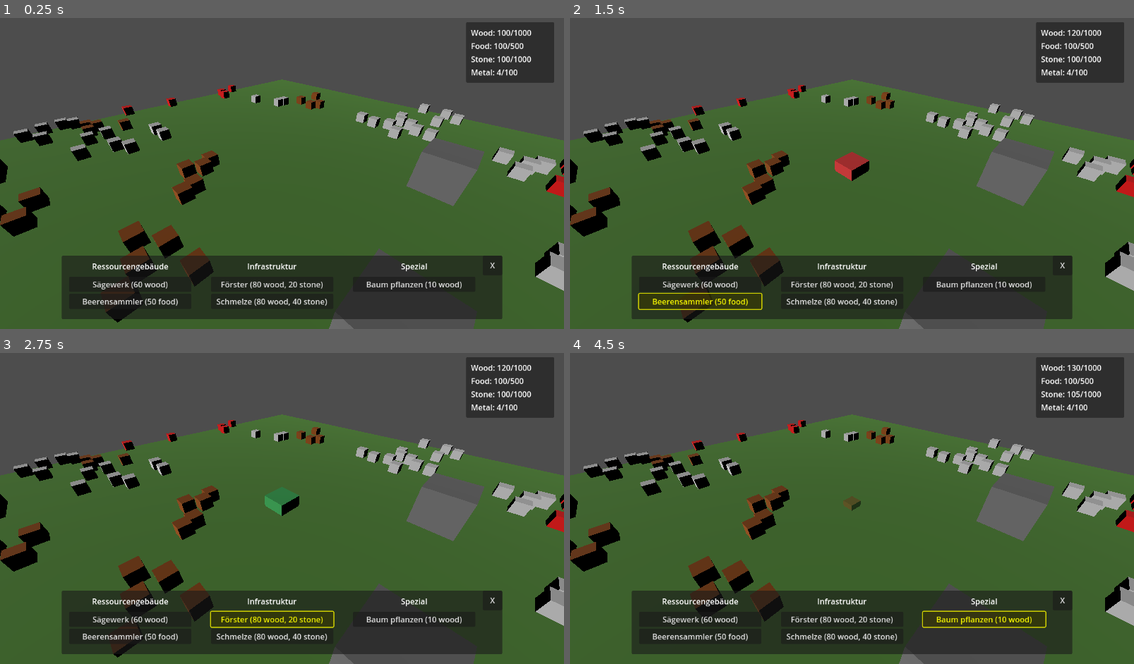
Above: before the commit, frames 1-4 (two rows, left to right).
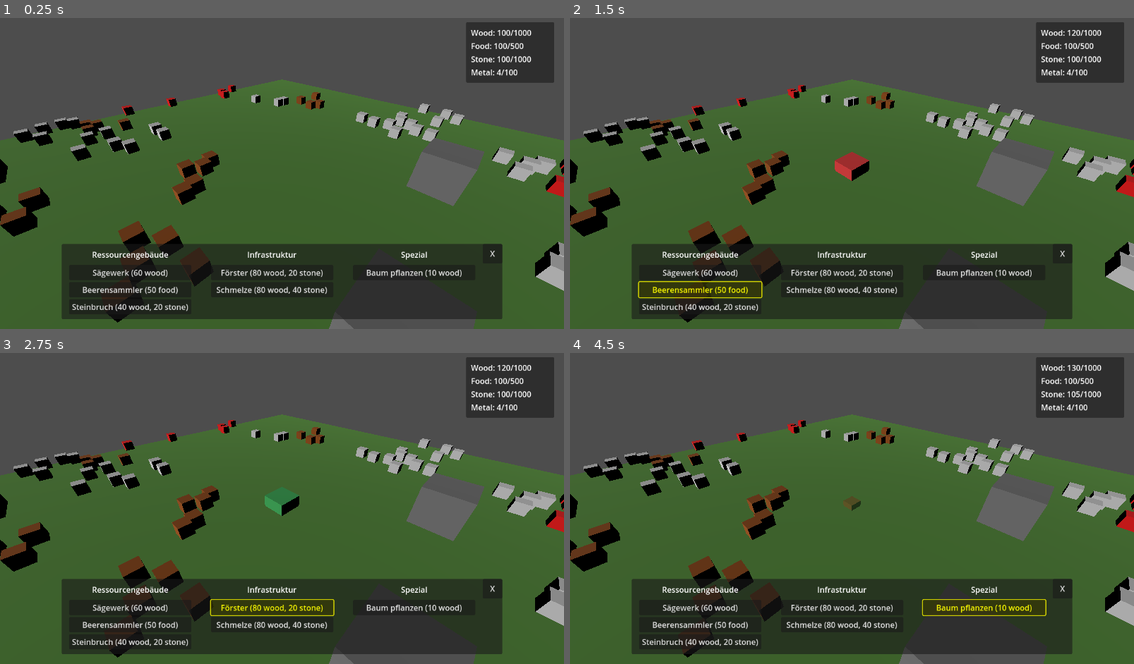
Above: after the commit, the same moments.

Repository: Catloff/Gaia-Galactica
Game: Godot game, scene res://scenes/Main.tscn
Two runs of this game, one before a commit and one after it. Both use one fixed random seed, a clock stepped at 60 frames per second and the inputs below.
Inputs (mouse positions are in pixels of both pictures, inside the frame that each line leads up to):
- Up to frame 1 (0.25 s): no input
- Up to frame 2 (1.5 s): click "Sägewerk (60 wood)" at 0.5 s; click "Beerensammler (50 food)" at 1.25 s
- Up to frame 3 (2.75 s): click "Förster (80 wood, 20 stone)" at 2 s
- Up to frame 4 (4.5 s): click (699, 642) at 2.75 s, where only the run after the commit has a clickable "Steinbruch (40 wood, 20 stone)"; click "Schmelze (80 wood, 40 stone)" at 3.5 s; click "Baum pflanzen (10 wood)" at 4.25 s

The runs differ from the first frame. In frame 1, 5.3% of the frame differs, in the area x 10-90%, y 72-95%; in frame 2, 5.8%; in frame 3, 5.8%; in frame 4, 6.4%, in the area x 10-90%, y 72-98%.

Commit message:
Quarry added

Diff:
--- /dev/null
+++ b/scenes/buildings/Quarry.tscn
@@ -0,0 +1,18 @@
+[gd_scene load_steps=4 format=3 uid="uid://bw4n8m6xkj2yd"]
+
+[ext_resource type="Script" path="res://scripts/buildings/Quarry.gd" id="1_quarry"]
+
+[sub_resource type="BoxMesh" id="BoxMesh_1"]
+size = Vector3(2, 2, 2)
+
+[sub_resource type="BoxShape3D" id="BoxShape3D_1"]
+size = Vector3(2, 2, 2)
+
+[node name="Quarry" type="StaticBody3D"]
+script = ExtResource("1_quarry")
+
+[node name="MeshInstance3D" type="MeshInstance3D" parent="."]
+mesh = SubResource("BoxMesh_1")
+
+[node name="CollisionShape3D" type="CollisionShape3D" parent="."]
+shape = SubResource("BoxShape3D_1")
--- a/scripts/buildings/BuildingManager.gd
+++ b/scripts/buildings/BuildingManager.gd
@@ -57,6 +57,13 @@
 		BuildingCategory.INFRASTRUCTURE,
 		{"wood": 80, "stone": 40},
 		"Schmelze"
+	),
+	"quarry": BuildingDefinition.new(
+		preload("res://scenes/buildings/Quarry.tscn"),
+		"quarry",
+		BuildingCategory.RESOURCE,
+		{"wood": 40, "stone": 20},
+		"Steinbruch"
 	)
 }
 
--- /dev/null
+++ b/scripts/buildings/Quarry.gd
@@ -0,0 +1,46 @@
+extends BaseBuilding
+
+const HARVEST_RADIUS = 5.0
+const HARVEST_RATE = 3.0  # Gleiche Rate wie der Cooldown der großen Steine
+
+var harvest_timer: float = 0.0
+
+func setup_building():
+	# Set building color
+	var material = StandardMaterial3D.new()
+	material.albedo_color = Color(0.5, 0.5, 0.5)  # Grau für Steinbruch
+	$MeshInstance3D.material_override = material
+
+func get_base_cost() -> Dictionary:
+	return {
+		"wood": 40,
+		"stone": 20
+	}
+
+func _process(delta):
+	if not is_active:
+		return
+
+	harvest_timer += delta
+	if harvest_timer >= HARVEST_RATE:
+		harvest_timer = 0.0
+		harvest_nearby_stone()
+
+func harvest_nearby_stone():
+	var space_state = get_world_3d().direct_space_state
+	var query_params = PhysicsShapeQueryParameters3D.new()
+	var shape = SphereShape3D.new()
+	shape.radius = HARVEST_RADIUS
+	query_params.shape = shape
+	query_params.transform = global_transform
+
+	var results = space_state.intersect_shape(query_params)
+	for result in results:
+		var collider = result["collider"]
+		if collider.has_method("gather_resource") and collider.has_method("get_resource_type"):
+			# Prüfe erst den Ressourcentyp
+			if collider.get_resource_type() == "STONE":
+				var resource_data = collider.gather_resource()
+				if resource_data != null:
+					resource_manager.add_resources(resource_data)
+					return  # Nur eine Ressource pro Tick ernten
Not shown: 1 places in scenes/Main.tscn that only renumber resources
Not shown, changed: Updates.md
